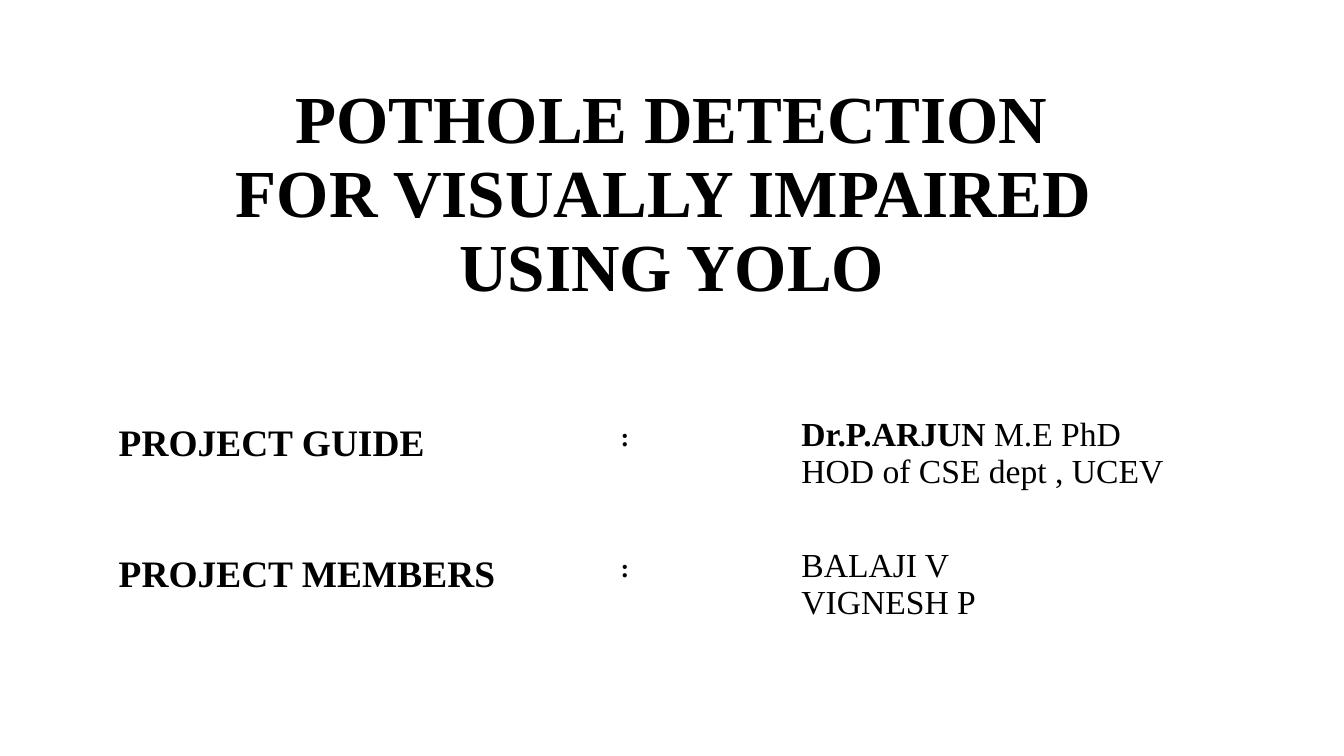
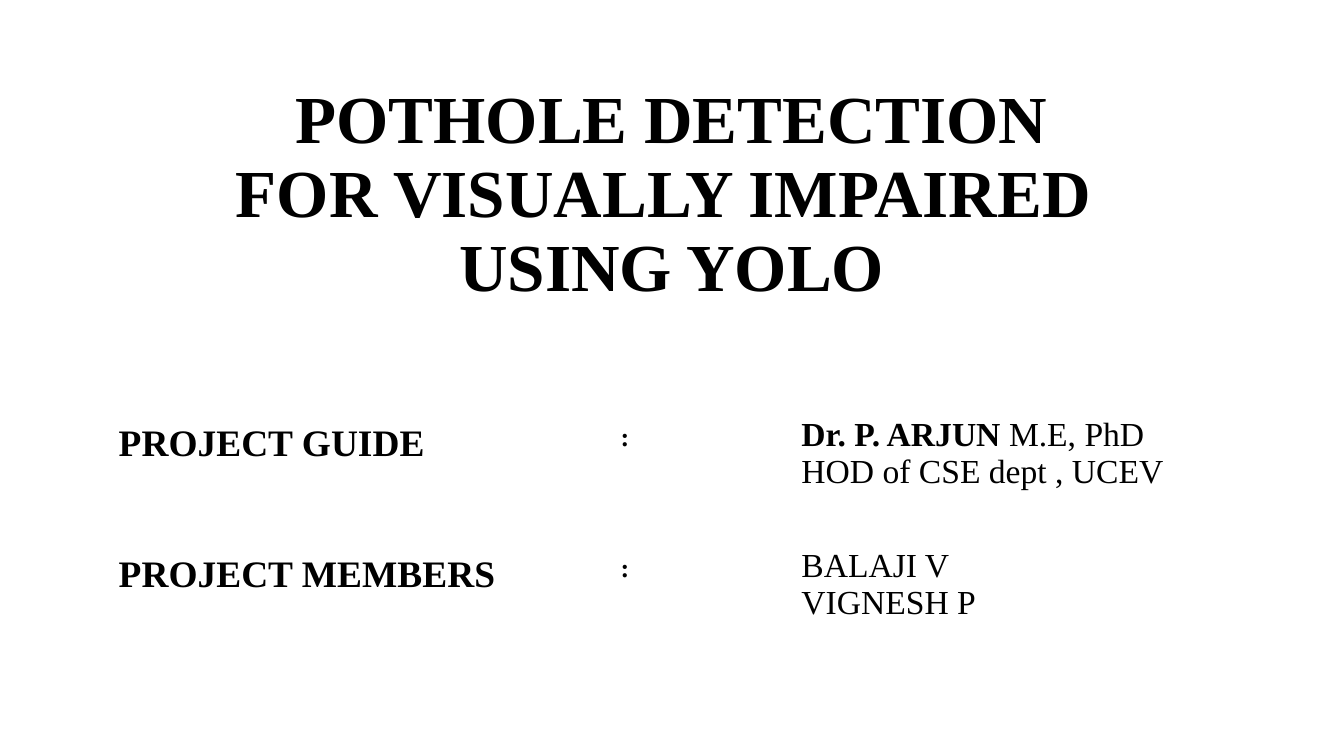
Before and after one commit to balajivijay-tech/project-blindly, a slide deck: slide 1 of presentation 1/POTHOLE DETECTION FOR VISUALLY IMPAIRED USING YOLO V1.pptx. Drawn at 1344x756 pixels with LibreOffice and Linux fonts; fonts in the diff are those of the drawing. Boxes give left, top, right and bottom in pixels: in the first picture for what was removed or moved away, otherwise in the second. Text is boxed around its words. In the diff, an @@ line names an element or a change of style, - is before the commit and + after.

```diff
--- a/presentation 1/POTHOLE DETECTION FOR VISUALLY IMPAIRED USING YOLO V1.pptx
+++ b/presentation 1/POTHOLE DETECTION FOR VISUALLY IMPAIRED USING YOLO V1.pptx
@@ table at box(105, 70, 1238, 687) @@
-row 2, column 3: Dr.P.ARJUN M.E PhD / HOD of CSE dept , UCEV
+row 2, column 3: Dr. P. ARJUN M.E, PhD / HOD of CSE dept , UCEV
```
Also in this commit, not shown: 3 other slides changed, 2 slides added.
